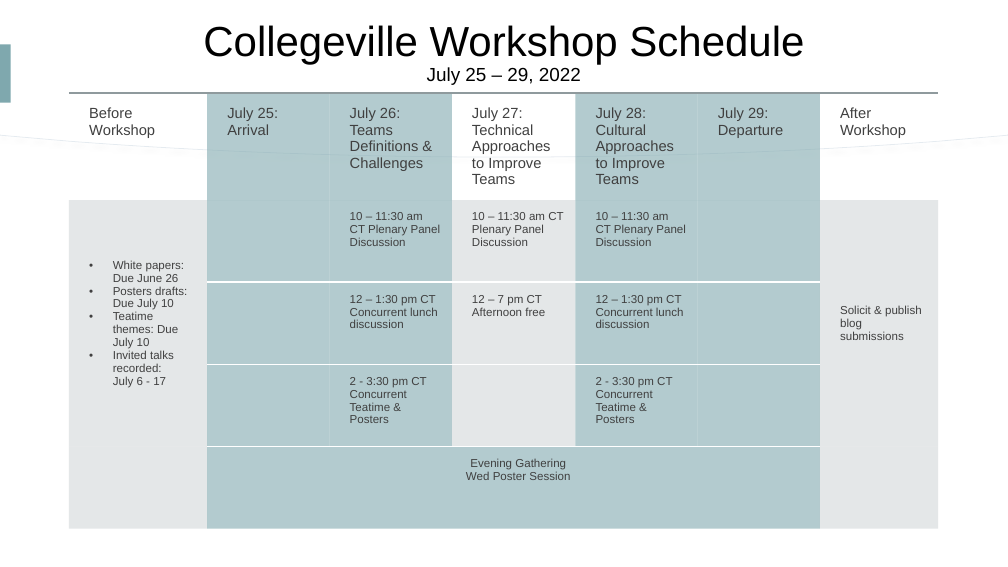
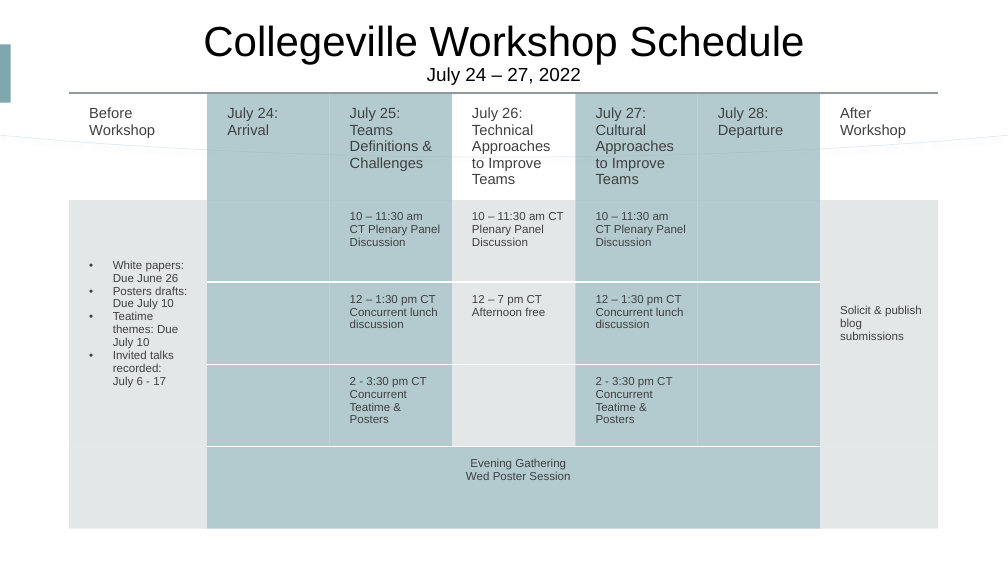
Before and after one commit to Collegeville/CW23, a slide deck: slide 3 of assets/Collegeville23WorkshopImages.pptx. Drawn at 1008x567 pixels with LibreOffice and Linux fonts; fonts in the diff are those of the drawing. Boxes give left, top, right and bottom in pixels: in the first picture for what was removed or moved away, otherwise in the second. Text is boxed around its words. In the diff, an @@ line names an element or a change of style, - is before the commit and + after.

```diff
--- a/assets/Collegeville23WorkshopImages.pptx
+++ b/assets/Collegeville23WorkshopImages.pptx
@@ title at box(203, 25, 804, 85): text changed @@
-Collegeville Workshop Schedule
-July 25 – 29, 2022
+Collegeville Workshop Schedule
+July 24 – 27, 2022
@@ table at box(69, 93, 939, 535) @@
-row 1: Before Workshop | July 25: / Arrival | July 26: Teams Definitions & Challenges | July 27: Technical Approaches to Improve Teams | July 28: Cultural Approaches to Improve Teams | July 29: / Departure | After Workshop
+row 1: Before Workshop | July 24: / Arrival | July 25: Teams Definitions & Challenges | July 26: Technical Approaches to Improve Teams | July 27: Cultural Approaches to Improve Teams | July 28: / Departure | After Workshop
```
Also in this commit, not shown: 1 other slide changed, 3 other files.
